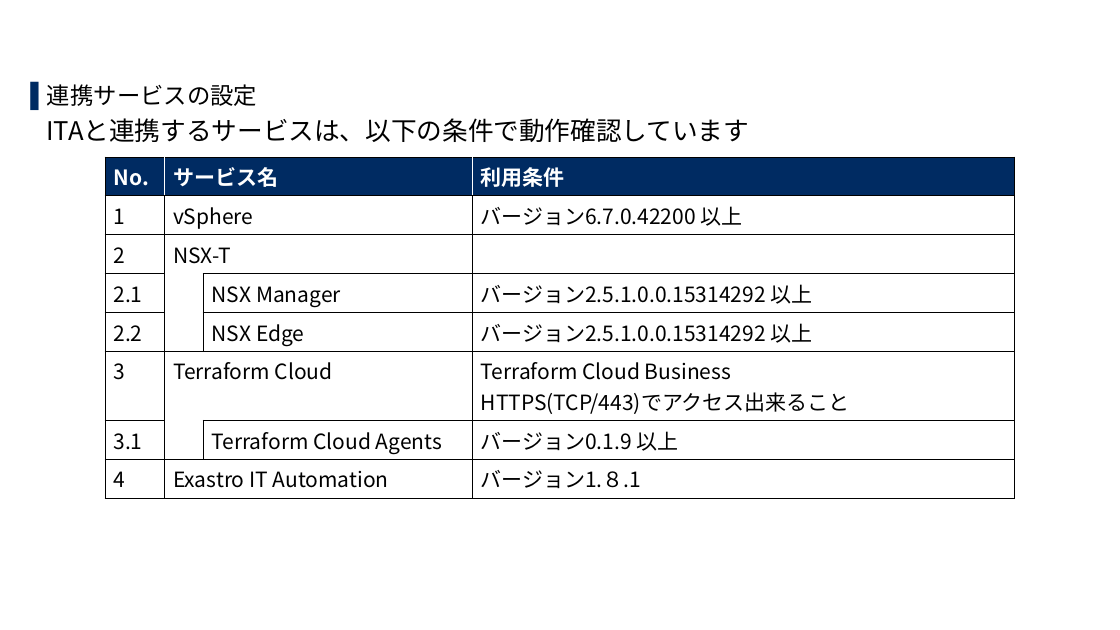
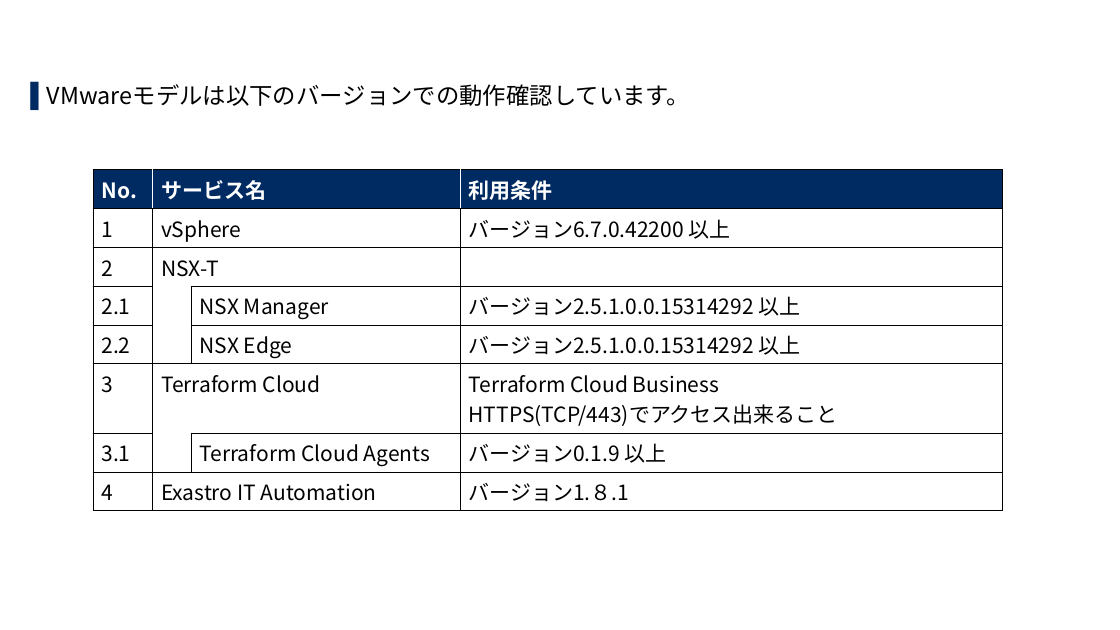
Before and after one commit to exastro-suite/SettingSamples-VMware, a slide deck: slide 5 of docs/setting-samples-vmware-install_ja.pptx (slide 7 before the commit). Drawn at 1120x630 pixels with LibreOffice and Linux fonts; fonts in the diff are those of the drawing; background and template pictures are left out. Boxes give left, top, right and bottom in pixels: in the first picture for what was removed or moved away, otherwise in the second. Text is boxed around its words. In the diff, an @@ line names an element or a change of style, - is before the commit and + after.

```diff
--- a/docs/setting-samples-vmware-install_ja.pptx
+++ b/docs/setting-samples-vmware-install_ja.pptx
@@ text at (47, 84, 690, 106): text changed; size 22 to 20 pt @@
-▌ 連携サービスの設定
-ITAと連携するサービスは、以下の条件で動作確認しています
+▌ VMwareモデルは以下のバージョンでの動作確認しています。
@@ table: place and size @@
-table at (105, 157, 1015, 493)
+table at (93, 170, 1003, 506)
```
Also in this commit, not shown: 14 other slides changed, 28 slides added, 17 slides removed, 3 other files.
